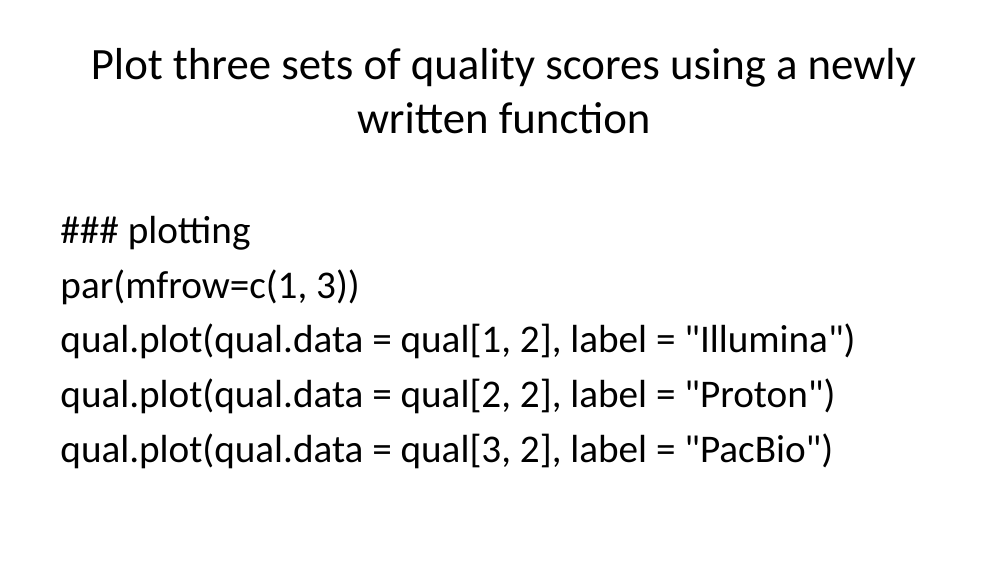
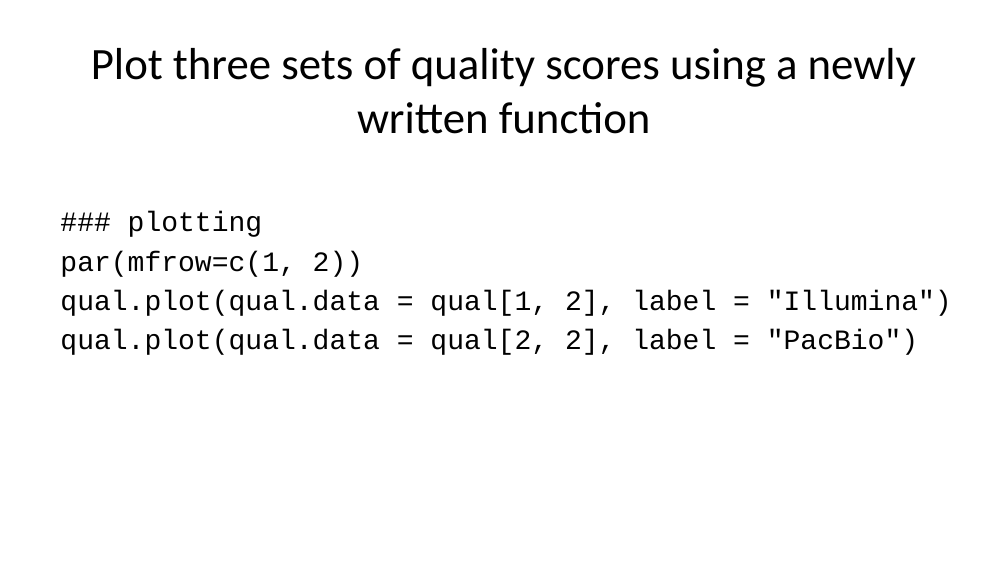
Before and after one commit to liu3zhenlab/teaching, a slide deck: slide 33 of PLPTH813Bioinformatis/2025/2_lab/lab07_R.pptx (slide 41 before the commit). Drawn at 1008x567 pixels with LibreOffice and Linux fonts; fonts in the diff are those of the drawing. Boxes give left, top, right and bottom in pixels: in the first picture for what was removed or moved away, otherwise in the second. Text is boxed around its words. In the diff, an @@ line names an element or a change of style, - is before the commit and + after.

```diff
--- a/PLPTH813Bioinformatis/2025/2_lab/lab07_R.pptx
+++ b/PLPTH813Bioinformatis/2025/2_lab/lab07_R.pptx
@@ text at [60, 212, 952, 316]: size 28 to 20 pt, font Calibri to Courier New in "### plotting", "qual.plot(qual.data = qual[1, 2], label = "Illumina")"; less space between paragraphs @@
@@ text at [60, 251, 363, 277]: text changed; size 28 to 20 pt; font Calibri to Courier New @@
-par(mfrow=c(1, 3))
+par(mfrow=c(1, 2))
@@ text at [60, 329, 918, 355]: text changed; size 28 to 20 pt; font Calibri to Courier New @@
-qual.plot(qual.data = qual[2, 2], label = "Proton")
-qual.plot(qual.data = qual[3, 2], label = "PacBio")
+qual.plot(qual.data = qual[2, 2], label = "PacBio")
```
Also in this commit, not shown: 26 other slides changed, 2 other files.
